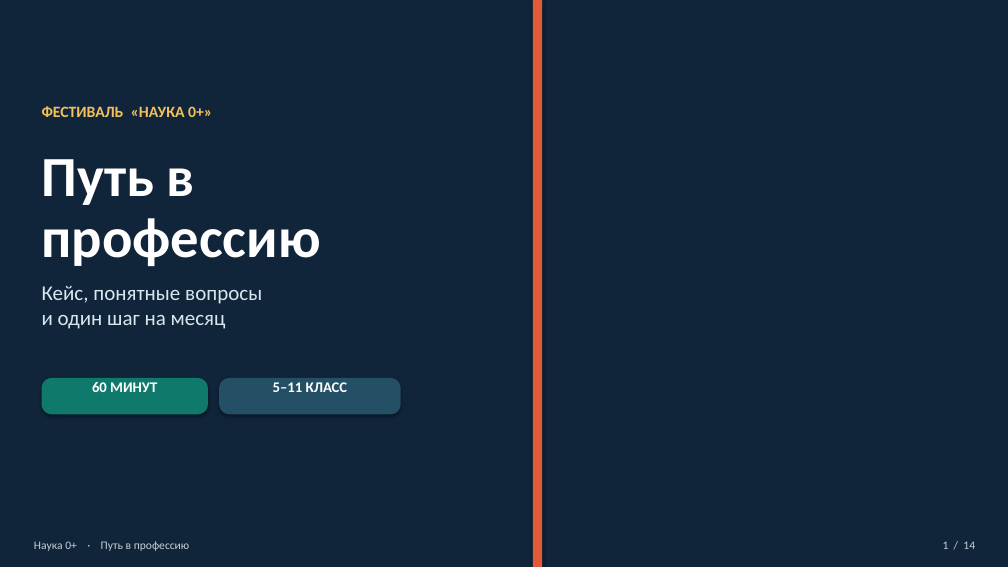
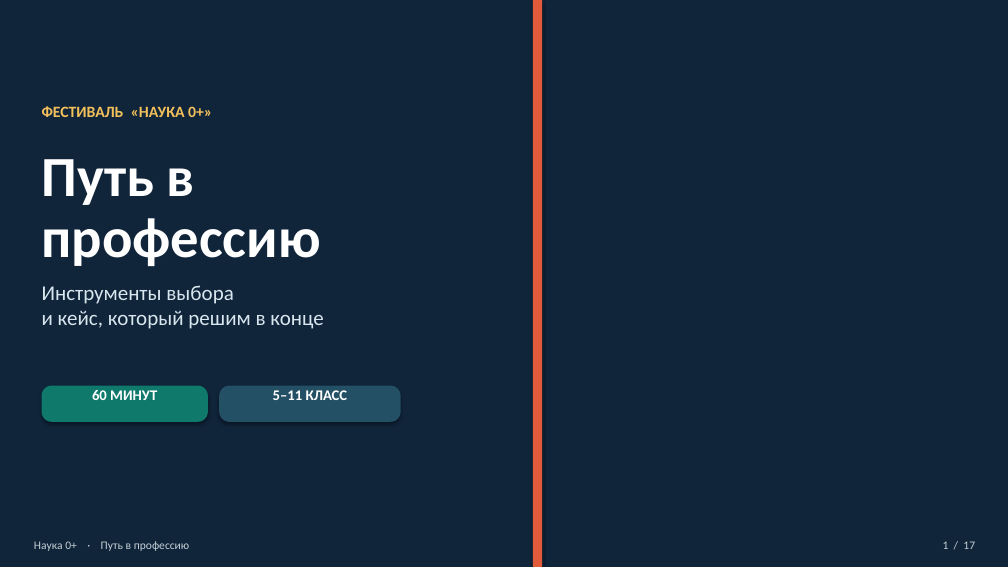
Before and after one commit to Sema917/-tourism, a slide deck: slide 1 of materials/Путь_в_профессию_презентация_60_минут.pptx. Drawn at 1008x567 pixels with LibreOffice and Linux fonts; fonts in the diff are those of the drawing; background and template pictures are left out; a plain dark background stands for a picture behind light text. Boxes give left, top, right and bottom in pixels: in the first picture for what was removed or moved away, otherwise in the second. Text is boxed around its words. In the diff, an @@ line names an element or a change of style, - is before the commit and + after.

```diff
--- a/materials/Путь_в_профессию_презентация_60_минут.pptx
+++ b/materials/Путь_в_профессию_презентация_60_минут.pptx
@@ text at (42,285,323,329): text changed @@
-Кейс, понятные вопросы
-и один шаг на месяц
+Инструменты выбора
+и кейс, который решим в конце
@@ 2 texts, 2 rounded rectangles: place and size @@
-2 texts, 2 rounded rectangles at (42,378,401,414)
+2 texts, 2 rounded rectangles at (42,386,401,422)
@@ text at (943,541,975,549): text changed @@
-1 / 14
+1 / 17
```
Also in this commit, not shown: 6 other slides changed, 10 slides added, 7 slides removed, 9 other files.
